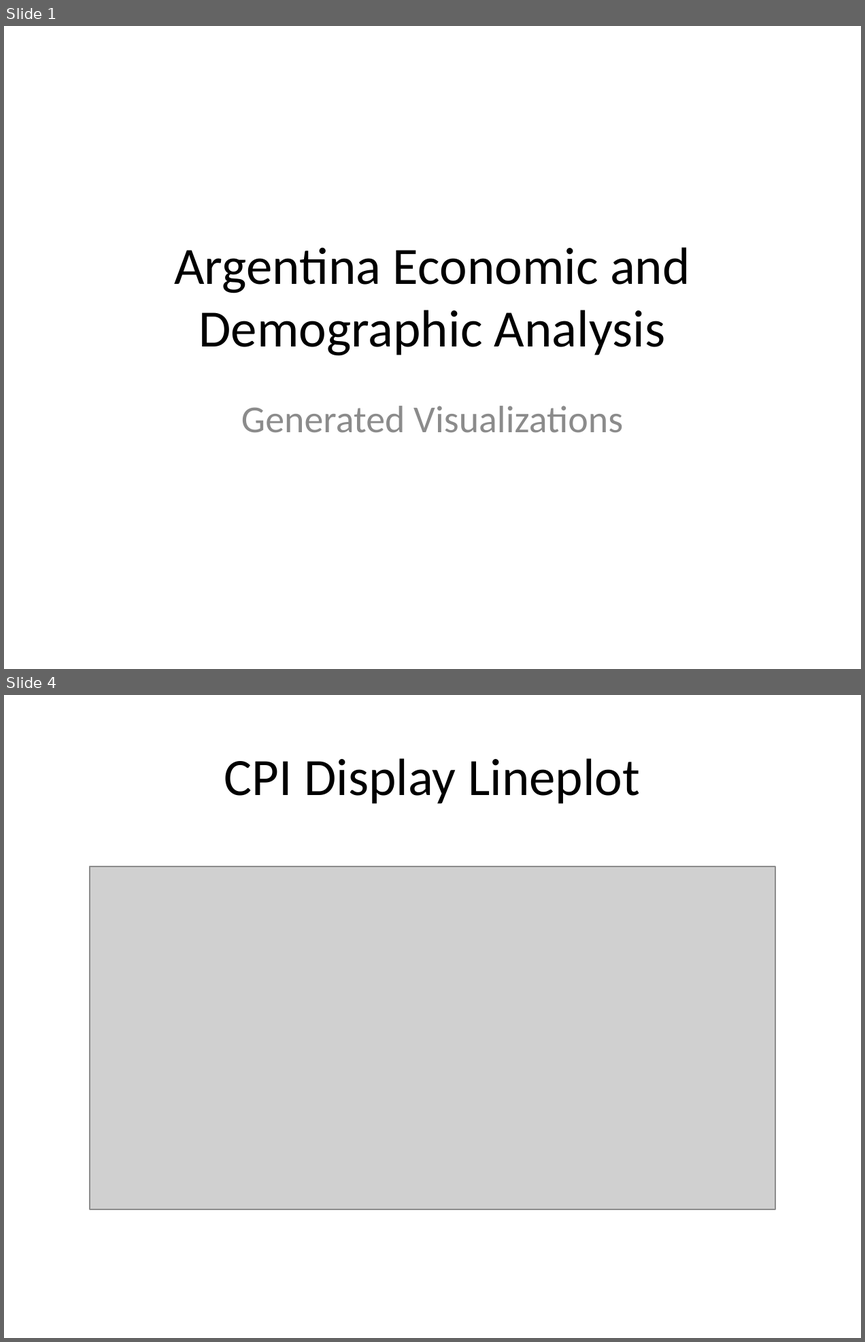
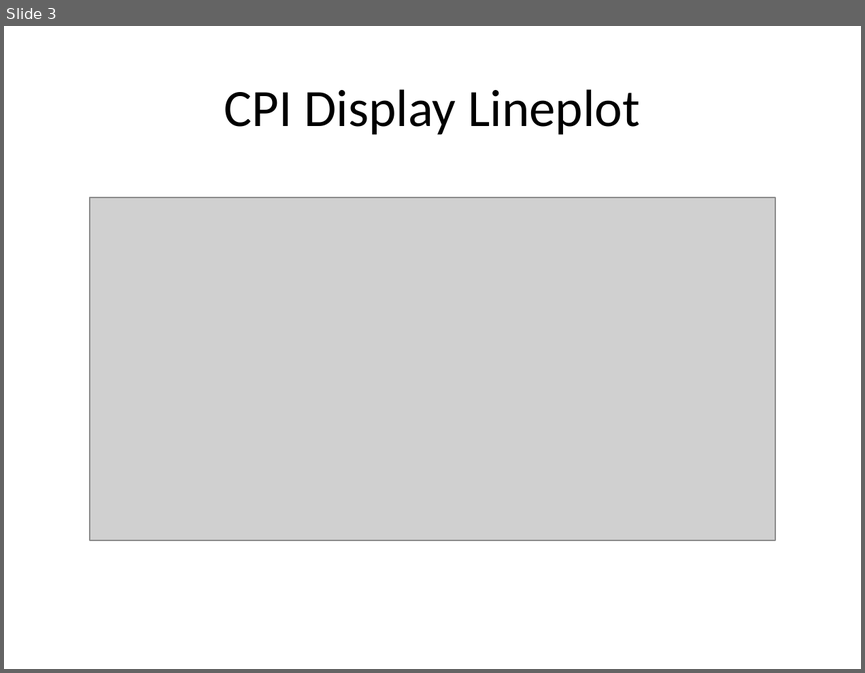
Before and after one commit to Delpen9/Argentina-Inflation, a slide deck: argentina_analysis_presentation.pptx. Shown one above the other, each under a label of ours: slides 1 and 4 before the commit, slide 3 after it; the slides between them are not shown. The pictures are 865x1342 and 865x673 pixels, drawn with LibreOffice and Linux fonts; fonts in the diff are those of the drawing; grey boxes stand for pictures. Boxes give left, top, right and bottom in pixels: in the first picture for what was removed or moved away, otherwise in the second. Text is boxed around its words. In the diff, an @@ line names an element or a change of style, - is before the commit and + after.

```diff
--- a/argentina_analysis_presentation.pptx
+++ b/argentina_analysis_presentation.pptx
@@ slide 1 removed at box(4, 26, 861, 669), background #FFFFFF @@
@@ title removed at box(174, 247, 690, 356) @@
-Argentina Economic and Demographic Analysis
@@ subtitle removed at box(241, 405, 623, 433) @@
-Generated Visualizations
@@ what was slide 4 is now slide 3 @@
```
Also in this commit, not shown: 1 slide changed, 1 slide added, 1 other slide removed, 1 other file.
